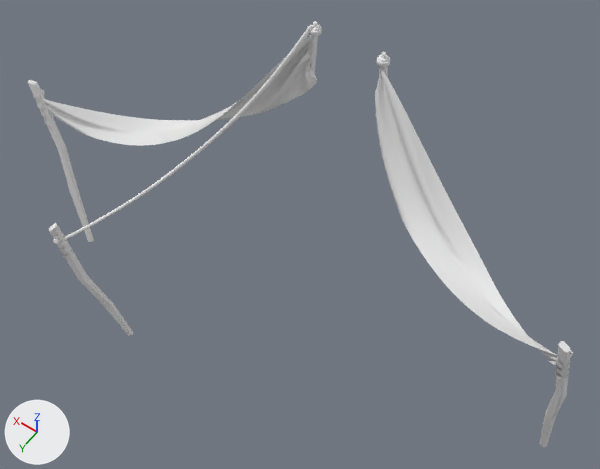
An edit to the FBX model Assets/3D/GA_Diorama_1/Diorama_Mesh/Diorama_Divin_PITentures.fbx, drawn before and after from the same camera.
The view is the same before and after, from a 50 mm camera at (-9.37, 16.54, 22.14) aimed at (-0.75, 4.46, 3.16). The lights are fixed; the arrows at lower left show +X, +Y and +Z. Where no turn or scale is listed for an object, it has been applied to the vertices.

The scene before the commit, as lines of its bpy script (objects in view):
```python
me_nurbspath = bpy.data.meshes.new('NurbsPath')
me_nurbspath.from_pydata(...)  # 1338 vertices, 1336 faces; spans x 1.11..4.58, y 1.13..8.67, z 3.33..7.68
me_plane_017 = bpy.data.meshes.new('Plane.017')
me_plane_017.from_pydata(...)  # 21905 vertices, 21504 faces; spans x -8.63..-1.07, y 1.05..4.8, z 3.25..7.38
me_plane_017.materials.append(mat_m_props_d_001)  # its picture is missing
me_plane_018 = bpy.data.meshes.new('Plane.018')
me_plane_018.from_pydata(...)  # 21905 vertices, 21504 faces; spans x 0.94..8.21, y 1.22..5.68, z 3.24..7.33
me_plane_018.materials.append(mat_m_props_d_001)  # its picture is missing
me_torus003_010 = bpy.data.meshes.new('Torus003.010')
me_torus003_010.from_pydata(...)  # 64 vertices, 50 faces; spans x 3.53..4.75, y 7.94..8.97, z -1.72..4.06
me_torus003_010.materials.append(mat_m_props_d_001)  # its picture is missing
ob_divin_005 = bpy.data.objects.new('Divin.005', me_torus003_010)
ob_divin_005.location = (0.0, 0.0, 0.0)
ob_nurbspath = bpy.data.objects.new('NurbsPath', me_nurbspath)
ob_nurbspath.location = (0.0, 0.0, 0.0)
ob_tenture_d_001 = bpy.data.objects.new('Tenture_D.001', me_plane_018)
ob_tenture_d_001.location = (0.0, 0.0, 0.0)
ob_tenture_g_001 = bpy.data.objects.new('Tenture_G.001', me_plane_017)
ob_tenture_g_001.location = (0.0, 0.0, 0.0)
# also in view: 'Divin.007' at (-8.91, 4.49, 2.19); 'Divin.006' at (7.54, 6.01, 2.28)
```
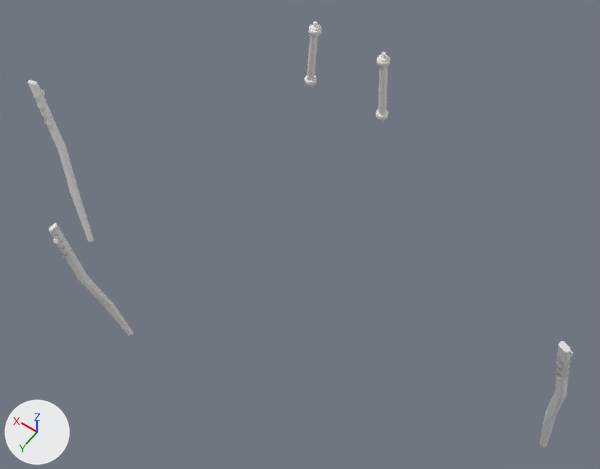
Location of each change, (x1, y1, x2, y2) in pixels of the pictures (600 x 469 px):
'Tenture_G.001', deleted: before (375, 67, 558, 365)
'Tenture_D.001', deleted: before (40, 36, 317, 146)
'NurbsPath', deleted: before (65, 25, 314, 239)

Patch to the scene script:
```diff
--- a/Assets/3D/GA_Diorama_1/Diorama_Mesh/Diorama_Divin_PITentures.fbx.py
+++ b/Assets/3D/GA_Diorama_1/Diorama_Mesh/Diorama_Divin_PITentures.fbx.py
@@ ob_nurbspath @@
-ob_nurbspath = bpy.data.objects.new('NurbsPath', me_nurbspath)
-ob_nurbspath.location = (0.0, 0.0, 0.0)
@@ ob_tenture_d_001 @@
-ob_tenture_d_001 = bpy.data.objects.new('Tenture_D.001', me_plane_018)
-ob_tenture_d_001.location = (0.0, 0.0, 0.0)
@@ ob_tenture_g_001 @@
-ob_tenture_g_001 = bpy.data.objects.new('Tenture_G.001', me_plane_017)
-ob_tenture_g_001.location = (0.0, 0.0, 0.0)
```
